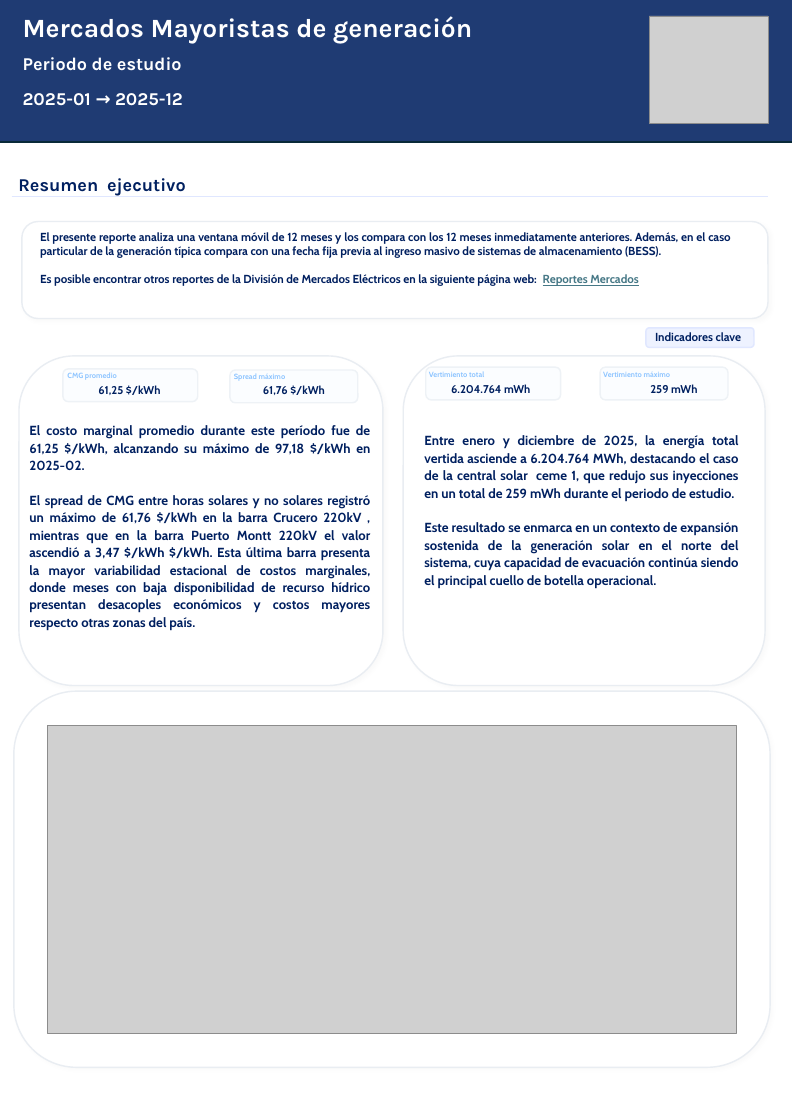
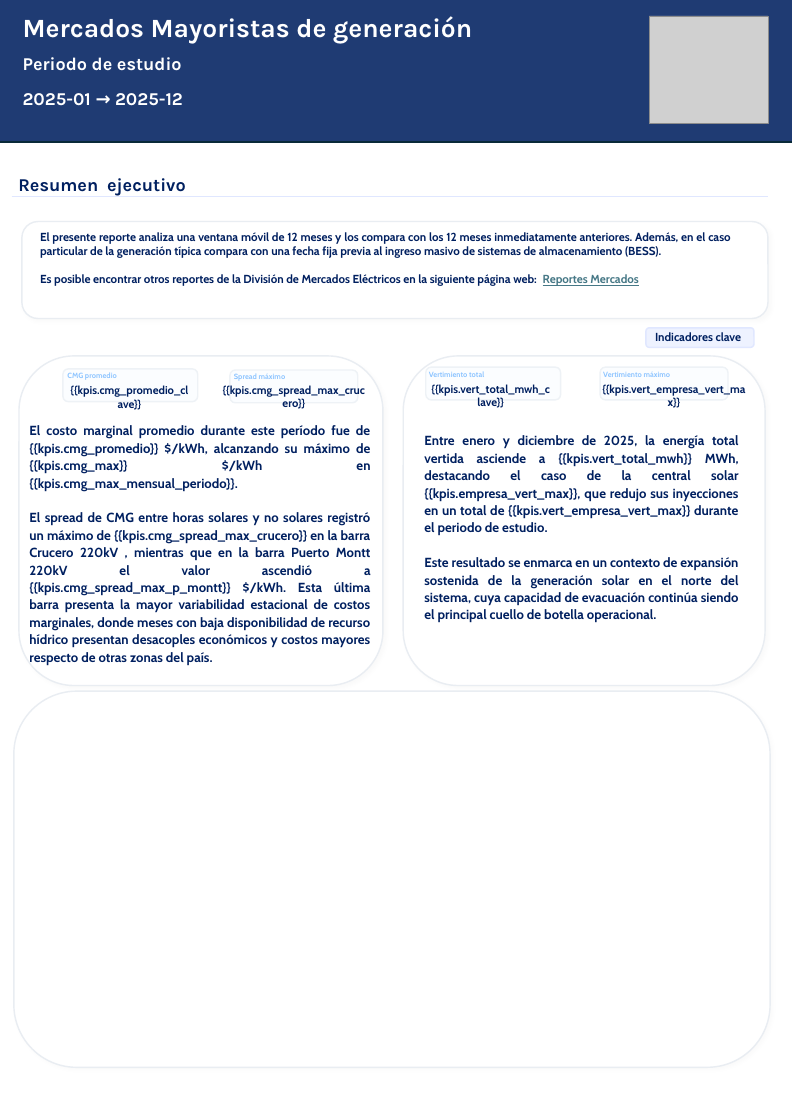
Before and after one commit to Pinzun/reporte_generacion, a slide deck: slide 1 of data/processed/reports/reporte_generacion.pptx. Drawn at 792x1120 pixels with LibreOffice and Linux fonts; fonts in the diff are those of the drawing; grey boxes stand for pictures; background and template pictures are left out. Boxes give left, top, right and bottom in pixels: in the first picture for what was removed or moved away, otherwise in the second. Text is boxed around its words. In the diff, an @@ line names an element or a change of style, - is before the commit and + after.

```diff
--- a/data/processed/reports/reporte_generacion.pptx
+++ b/data/processed/reports/reporte_generacion.pptx
@@ text at [70, 385, 188, 397]: text changed @@
-61,25 $/kWh
+{{kpis.cmg_promedio_clave}}
@@ text at [223, 385, 365, 397]: text changed @@
-61,76 $/kWh
+{{kpis.cmg_spread_max_crucero}}
@@ text at [431, 384, 550, 396]: text changed @@
-6.204.764 mWh
+{{kpis.vert_total_mwh_clave}}
@@ text at [602, 384, 745, 396]: text changed @@
-259 mWh
+{{kpis.vert_empresa_vert_max}}
@@ text at [29, 425, 371, 665]: text changed @@
-El costo marginal promedio durante este período fue de 61,25 $/kWh, alcanzando su máximo de 97,18 $/kWh en 2025-02.
-El spread de CMG entre horas solares y no solares registró un máximo de 61,76 $/kWh en la barra Crucero 220kV , mientras que en la barra Puerto Montt 220kV el valor ascendió a 3,47 $/kWh $/kWh. Esta última barra presenta la mayor variabilidad estacional de costos marginales, donde meses con baja disponibilidad de recurso hídrico presentan desacoples económicos y costos mayores respecto otras zonas del país.
+El costo marginal promedio durante este período fue de {{kpis.cmg_promedio}} $/kWh, alcanzando su máximo de {{kpis.cmg_max}} $/kWh en {{kpis.cmg_max_mensual_periodo}}.
+El spread de CMG entre horas solares y no solares registró un máximo de {{kpis.cmg_spread_max_crucero}} en la barra Crucero 220kV , mientras que en la barra Puerto Montt 220kV el valor ascendió a {{kpis.cmg_spread_max_p_montt}} $/kWh. Esta última barra presenta la mayor variabilidad estacional de costos marginales, donde meses con baja disponibilidad de recurso hídrico presentan desacoples económicos y costos mayores respecto de otras zonas del país.
@@ text at [424, 435, 739, 536]: text changed @@
-Entre enero y diciembre de 2025, la energía total vertida asciende a 6.204.764 MWh, destacando el caso de la central solar ceme 1, que redujo sus inyecciones en un total de 259 mWh durante el periodo de estudio.
+Entre enero y diciembre de 2025, la energía total vertida asciende a {{kpis.vert_total_mwh}} MWh, destacando el caso de la central solar {{kpis.empresa_vert_max}}, que redujo sus inyecciones en un total de {{kpis.vert_empresa_vert_max}} durante el periodo de estudio.
@@ picture removed at [47, 725, 736, 1033] @@
```
Also in this commit, not shown: 2 other slides changed, 11 other files.
